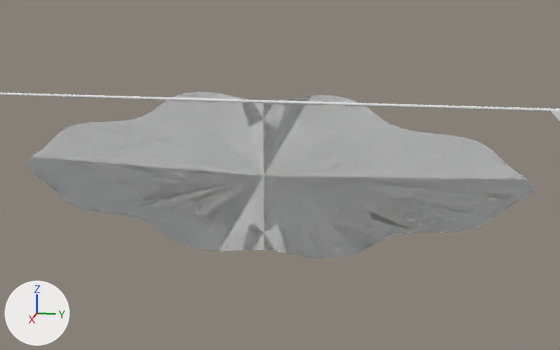
Before and after pictures for a commit that changed the FBX model working/subahu/FBX/Banner.fbx.
Rendered twice from a 50 mm lens placed at (5.9, 1.31, 2.18), pointed at (-0.02, 0.13, 0.7). The axes (+X, +Y, +Z) are drawn at lower left. The lights are the same throughout. Where no turn or scale is listed for an object, it has been applied to the vertices.

In view in the first picture: 'Banner', 'Banner.001', 'BannerTop'.
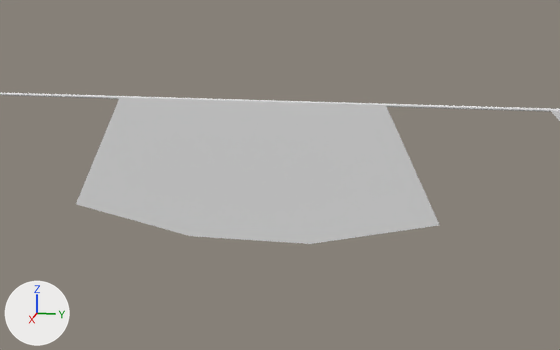
The newer file is also turned or shifted as a whole; pictures and numbers use the older file's frame.

Diff of the bpy script that builds the scene:
```diff
--- a/working/subahu/FBX/Banner.fbx.py
+++ b/working/subahu/FBX/Banner.fbx.py
@@ me_cube @@
+me_cube.from_pydata([(0.01, 1.51, -0.46), (0.01, -1.51, -0.46), (-0.01, -1.51, -0.46), (-0.01, 1.51, -0.46), (0.01, 1.07, 0.46), (0.01, -1.07, 0.46), (-0.01, -1.07, 0.46), (-0.01, 1.07, 0.46), (0.01, 0.36, 0.46), (0.01, -0.36, 0.46), (0.01, -0.5, -0.68), (0.01, 0.5, -0.68), (-0.01, -0.36, 0.46), (-0.01, 0.36, 0.46), (-0.01, 0.5, -0.68), (-0.01, -0.5, -0.68)], [], [(9, 5, 1, 10), (5, 6, 2, 1), (13, 7, 3, 14), (7, 4, 0, 3), (10, 1, 2, 15), (12, 6, 5, 9), (7, 13, 8, 4), (13, 12, 9, 8), (0, 11, 14, 3), (11, 10, 15, 14), (6, 12, 15, 2), (12, 13, 14, 15), (4, 8, 11, 0), (8, 9, 10, 11)])
@@ ob_banner_001 @@
-ob_banner_001 = bpy.data.objects.new('Banner.001', me_circle_001)
-ob_banner_001.location = (0.0, 0.0, 0.698)
@@ ob_banner @@
-ob_banner = bpy.data.objects.new('Banner', me_circle)
-ob_banner.location = (0.0, 0.0, 0.698)
@@ ob_banner_1 @@
+ob_banner_1 = bpy.data.objects.new('banner', me_cube)
+ob_banner_1.location = (0.005, -0.118, 0.832)
```

Location of each change, [x1, y1, x2, y2] in pixels of the pictures (560 x 350 px):
'banner', added
    after: [76, 98, 439, 244]
'Banner', deleted
    before: [26, 92, 534, 258]
'Banner.001', deleted
    before: [26, 92, 534, 258]
